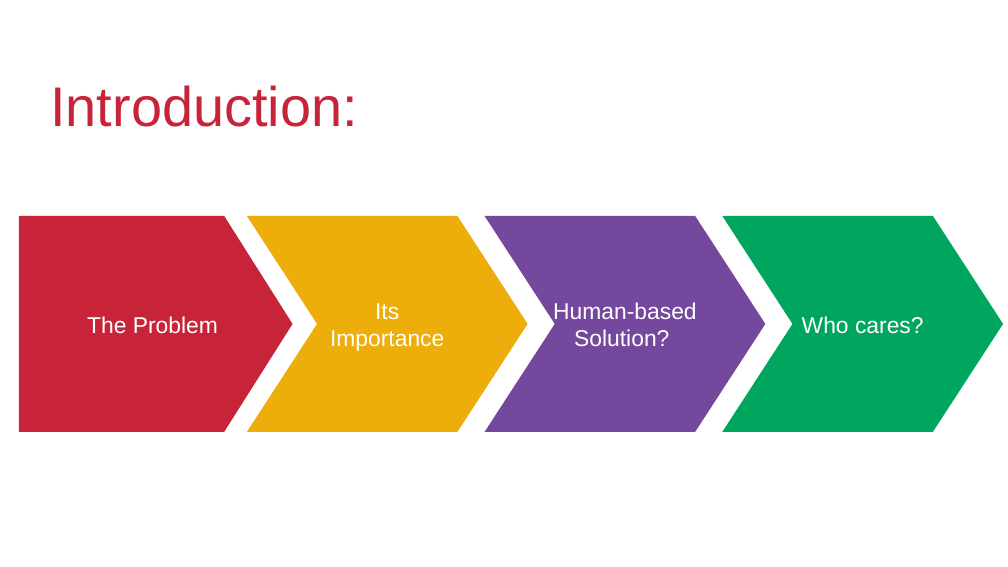
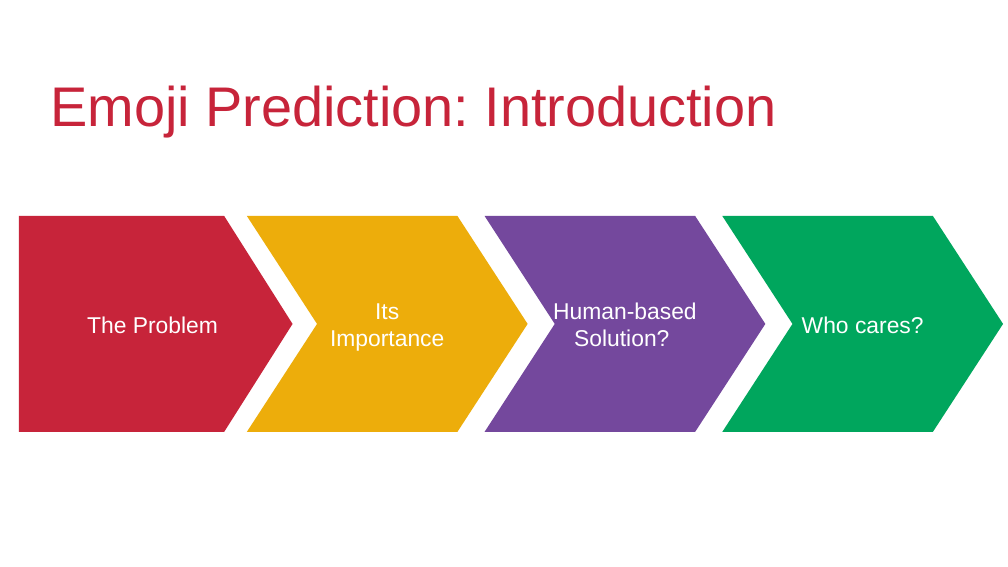
Before and after one commit to Jrkeeling23/CSCI_491_Group, a slide deck: slide 2 of Presentation.odp. Drawn at 1008x567 pixels with LibreOffice and Linux fonts; fonts in the diff are those of the drawing; background and template pictures are left out. Boxes give left, top, right and bottom in pixels: in the first picture for what was removed or moved away, otherwise in the second. Text is boxed around its words. In the diff, an @@ line names an element or a change of style, - is before the commit and + after.

```diff
--- a/Presentation.odp
+++ b/Presentation.odp
@@ title at [50, 85, 777, 136]: text changed @@
-Introduction:
+Emoji Prediction: Introduction
```
Also in this commit, not shown: 1 other slide changed, 3 other files.
